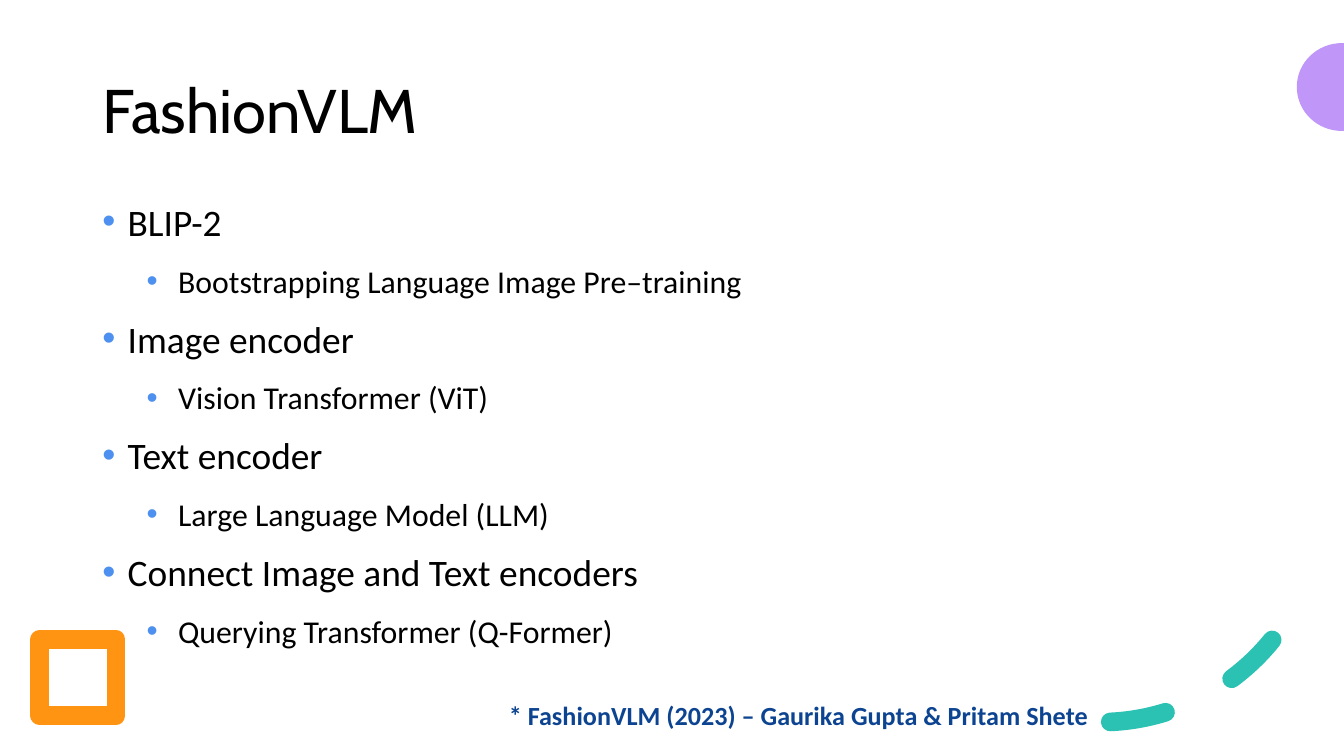
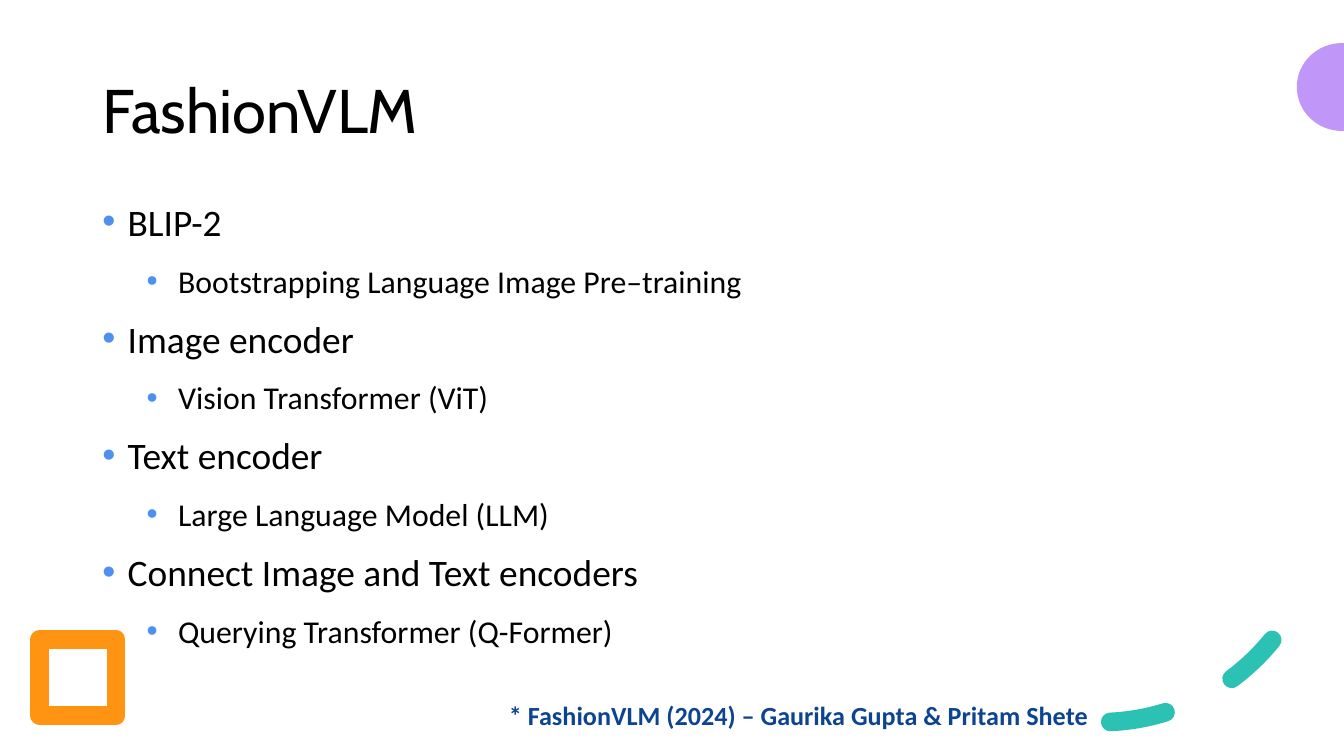
Before and after one commit to look4pritam/LargeLanguageModels, a slide deck: slide 37 of Presentations/IUAC-2024/Introduction_to_Large_Language_Models-From_Foundation_to_Real_World_Applications.pptx (slide 36 before the commit). Drawn at 1344x756 pixels with LibreOffice and Linux fonts; fonts in the diff are those of the drawing. Boxes give left, top, right and bottom in pixels: in the first picture for what was removed or moved away, otherwise in the second. Text is boxed around its words. In the diff, an @@ line names an element or a change of style, - is before the commit and + after.

```diff
--- a/Presentations/IUAC-2024/Introduction_to_Large_Language_Models-From_Foundation_to_Real_World_Applications.pptx
+++ b/Presentations/IUAC-2024/Introduction_to_Large_Language_Models-From_Foundation_to_Real_World_Applications.pptx
@@ text at [528, 705, 1087, 729]: text changed @@
-* FashionVLM (2023) – Gaurika Gupta & Pritam Shete
+* FashionVLM (2024) – Gaurika Gupta & Pritam Shete
```
Also in this commit, not shown: 5 other slides changed.
